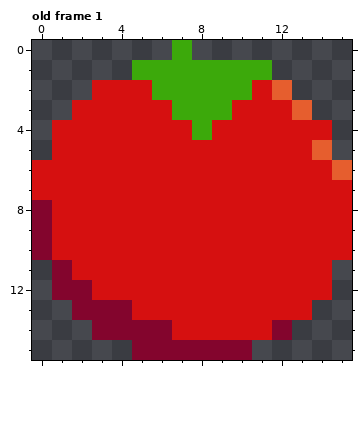
One commit to this pixel-art file: assets/ase/tomato.ase. The first picture shows the starting point.
16x16 pixels, 1 frame. Shown: old frame 1. The commit also changed other frames, which this record leaves out.
The result:
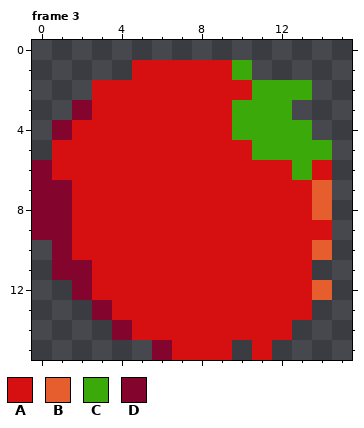
Palette (. is transparent): A #d61010  B #e65e2e  C #3ca90b  D #83052d
A new or re-ordered frame is compared with the old frame closest to it.
The edit:
frames 1 -> 16
Frame 3 is new; against old frame 1:
Colour A now appears in row 15 at x 11.
The author changed colour C to colour A in row 1 at x 5 to 9; in row 2 at x 6 to 10; in row 3 at x 7 to 9; in row 4 at x 8.
The author changed colour D to colour A in row 13 at x 4; in row 14 at x 5 to 6 and 12; in row 15 at x 7 to 9.
The author changed colour A to colour B in rows 7 to 8 at x 14; in row 10 at x 14; in row 12 at x 14.
Colour C now appears in row 2 at x 13.
The author changed colour A to colour C in row 2 at x 11; in row 3 at x 10 to 12; in row 4 at x 10 to 13; in row 5 at x 11 to 13; in row 6 at x 13.
The author changed colour B to colour C in row 2 at x 12; in row 5 at x 14.
The author changed colour A to colour D in row 3 at x 2; in row 4 at x 1; in row 6 at x 0; in row 7 at x 0 to 1; in rows 8 to 10 at x 1; in row 11 at x 2.
The author cleared colour A in row 4 at x 14; in rows 7 to 10 at x 15; in row 11 at x 14.
The author cleared colour B in row 3 at x 13; in row 6 at x 15.
The author cleared colour C in row 0 at x 7; in row 1 at x 11.
The author cleared colour D in row 10 at x 0; in row 12 at x 1; in row 13 at x 2; in row 14 at x 3; in row 15 at x 5 and 10.
